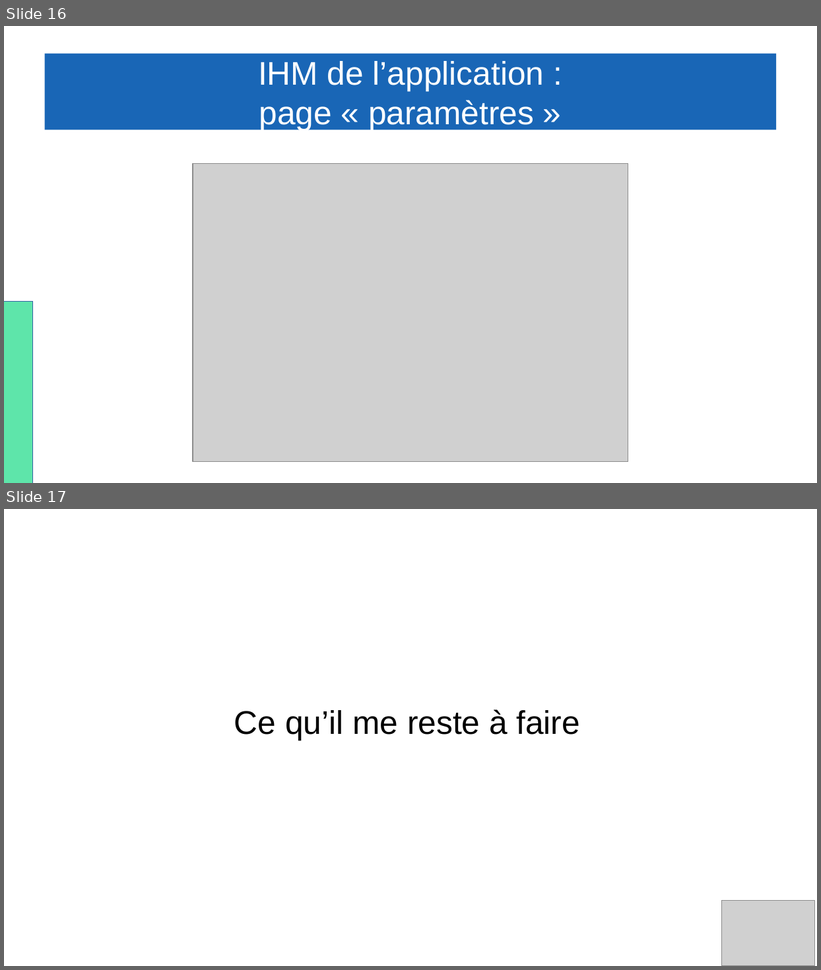
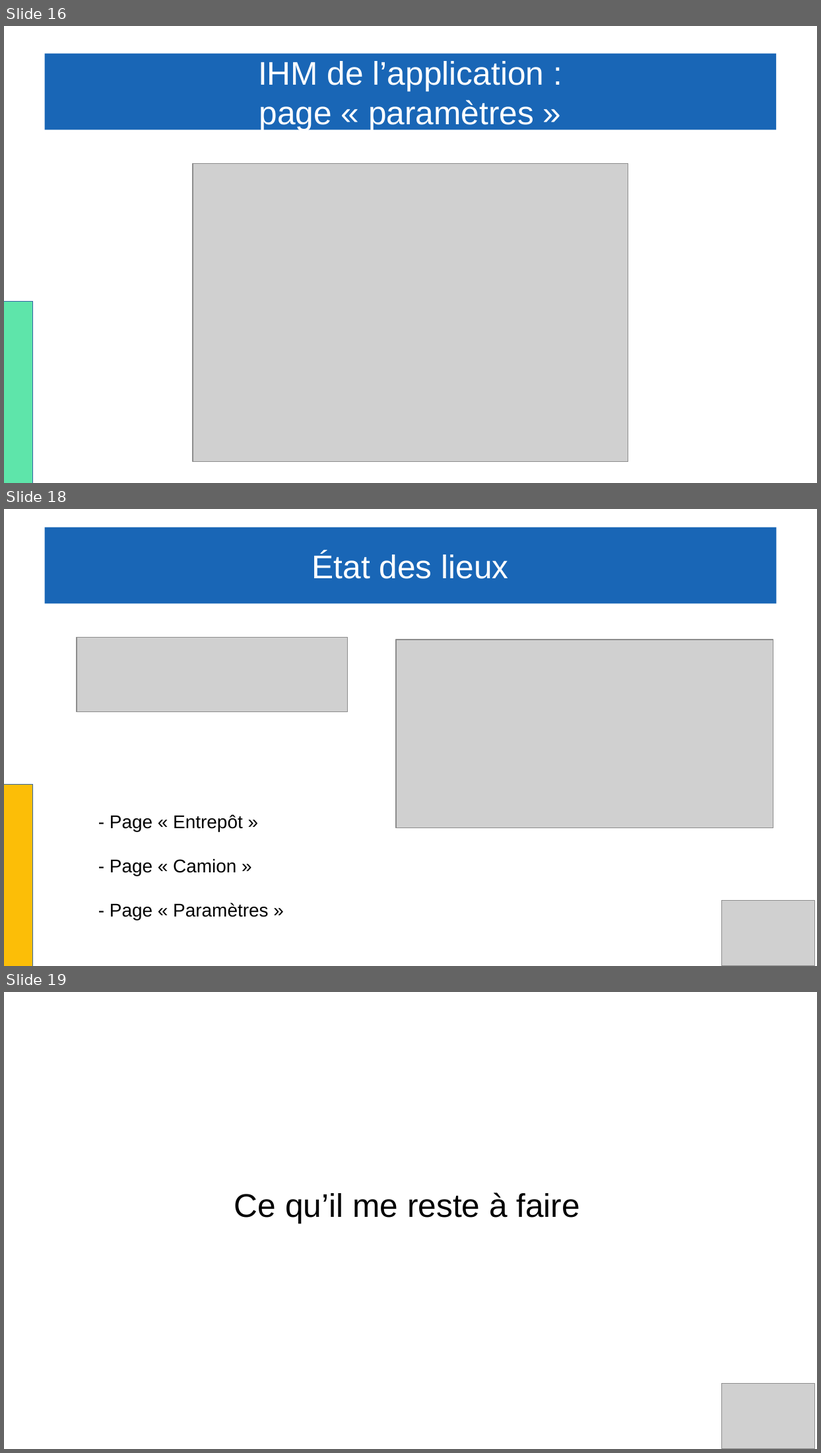
Before and after one commit to Gabin221/Tracking-BLE-documents, a slide deck: Revues/Revues2/Gabin/presentation_yahya_andrea_gabin.odp. Shown one above the other, each under a label of ours: slides 16 and 17 before the commit, slides 16, 18 and 19 after it; the slides between them are not shown. The pictures are 821x970 and 821x1453 pixels, drawn with LibreOffice and Linux fonts; fonts in the diff are those of the drawing; grey boxes stand for pictures. Boxes give left, top, right and bottom in pixels: in the first picture for what was removed or moved away, otherwise in the second. Text is boxed around its words. In the diff, an @@ line names an element or a change of style, - is before the commit and + after.

```diff
--- a/Revues/Revues2/Gabin/presentation_yahya_andrea_gabin.odp
+++ b/Revues/Revues2/Gabin/presentation_yahya_andrea_gabin.odp
@@ slide 18 added at [4, 509, 817, 966], background #FFFFFF @@
@@ title added at [44, 527, 777, 604], fill #1966B6, 32 pt, text #FFFFFF @@
+État des lieux
@@ picture added at [77, 638, 347, 712] @@
@@ picture added at [396, 640, 774, 828] @@
@@ rectangle added at [4, 785, 33, 966], fill #FCBE07, outline #3465A4 0 pt @@
@@ text added at [110, 815, 268, 921], 18 pt, text #000000 @@
+- Page « Entrepôt »
+- Page « Camion »
+- Page « Paramètres »
@@ picture added at [722, 901, 816, 966] @@
@@ what was slide 17 is now slide 19 @@
```
Also in this commit, not shown: 1 slide changed, 1 other slide added, 1 other file.
